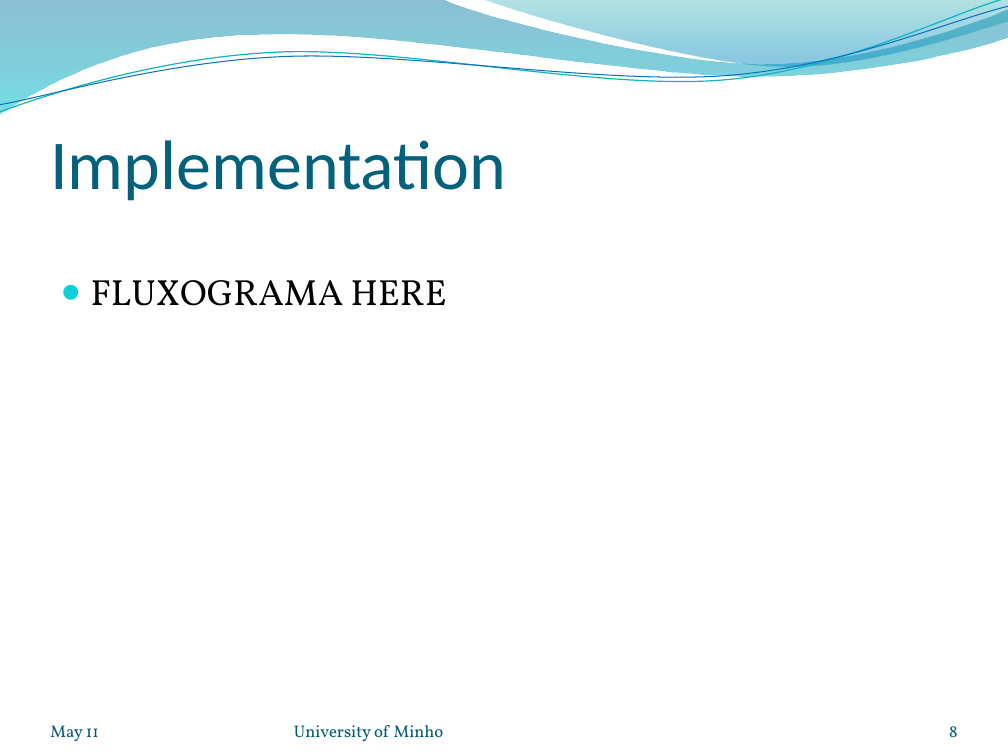
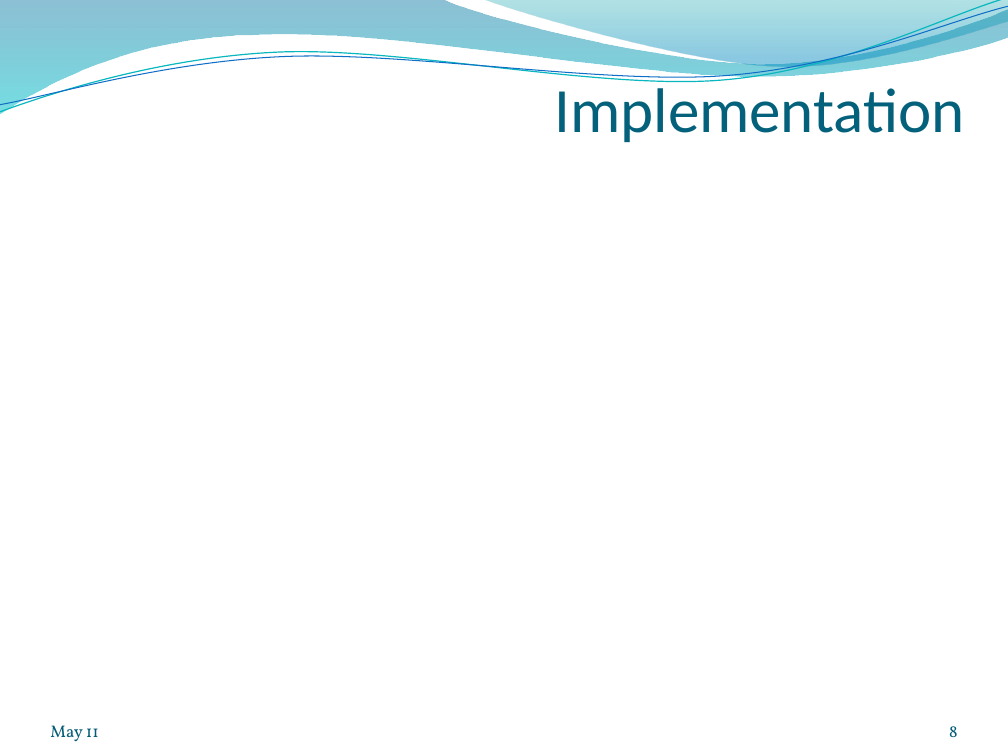
Before and after one commit to nunosilva800/Motion-Graphs, a slide deck: slide 8 of relatorio/motion_graphs_presentation.pptx. Drawn at 1008x756 pixels with LibreOffice and Linux fonts; fonts in the diff are those of the drawing; background and template pictures are left out. Boxes give left, top, right and bottom in pixels: in the first picture for what was removed or moved away, otherwise in the second. Text is boxed around its words. In the diff, an @@ line names an element or a change of style, - is before the commit and + after.

```diff
--- a/relatorio/motion_graphs_presentation.pptx
+++ b/relatorio/motion_graphs_presentation.pptx
@@ title "Implementation": place and size @@
-title "Implementation" at [50,140,506,201]
+title "Implementation" at [554,79,964,142]
@@ title "Implementation" at [554,79,964,142]: size 50 to 45 pt @@
@@ text removed at [91,280,447,306] @@
-● FLUXOGRAMA HERE
@@ text removed at [294,725,444,741] @@
-University of Minho
```
Also in this commit, not shown: 6 other slides changed, 1 slide removed.
